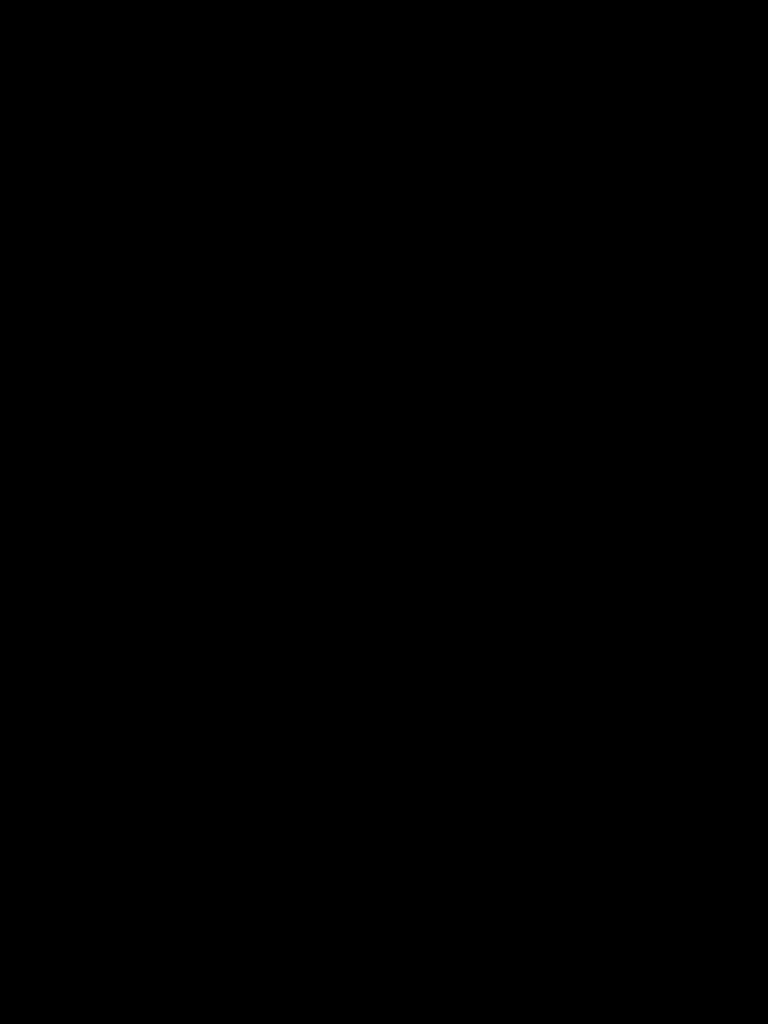
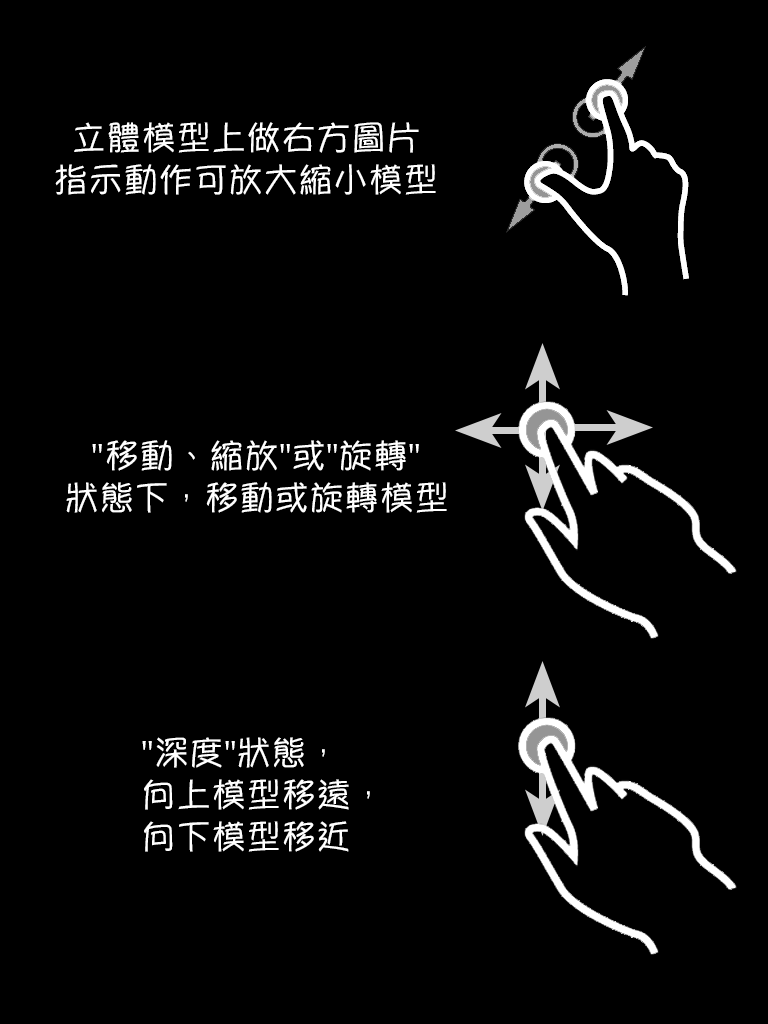
Layered file, before and after one edit (768 × 1024). Changes by layer:
showed group "Group 2" (12 layers) over [55, 46, 737, 955]
renamed "立體模型上做右方 動作可放大縮小模型" to "立體模型上做右方圖片 指示動作可放大縮小模型", painted on it over [55, 122, 436, 195]
